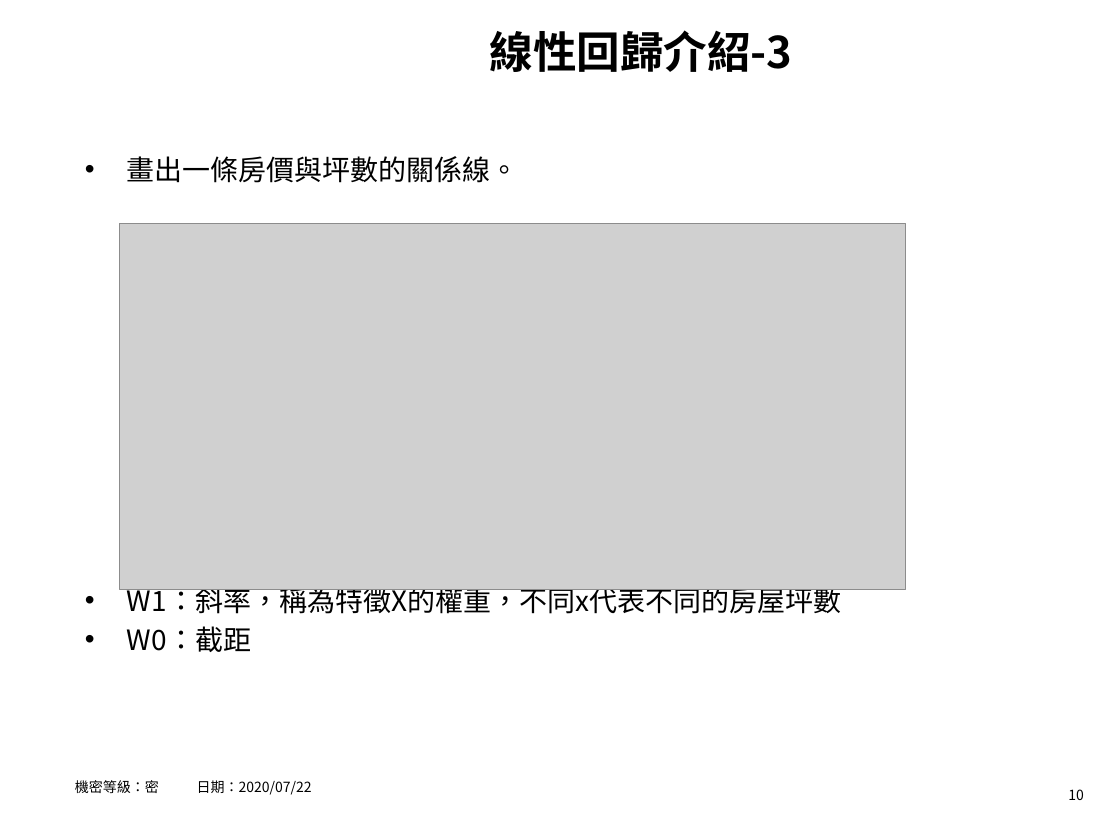
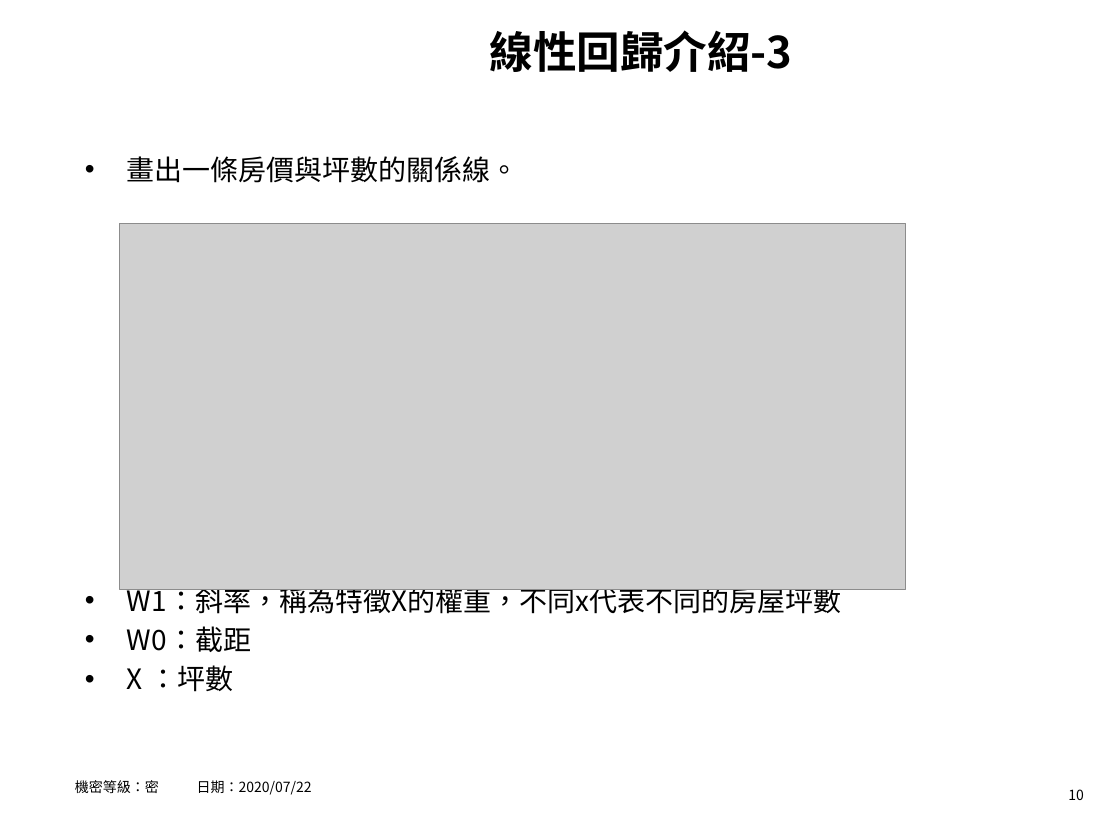
Before and after one commit to hrne/FINAL_REPORT, a slide deck: slide 10 of AI_Report/AI應用-不動產價格預測.pptx. Drawn at 1120x840 pixels with LibreOffice and Linux fonts; fonts in the diff are those of the drawing; grey boxes stand for pictures; background and template pictures are left out. Boxes give left, top, right and bottom in pixels: in the first picture for what was removed or moved away, otherwise in the second. Text is boxed around its words. In the diff, an @@ line names an element or a change of style, - is before the commit and + after.

```diff
--- a/AI_Report/AI應用-不動產價格預測.pptx
+++ b/AI_Report/AI應用-不動產價格預測.pptx
@@ text at (x1=127, y1=665, x2=233, y2=692): paragraph added @@
+• X ：坪數
```
Also in this commit, not shown: 13 other slides changed.
